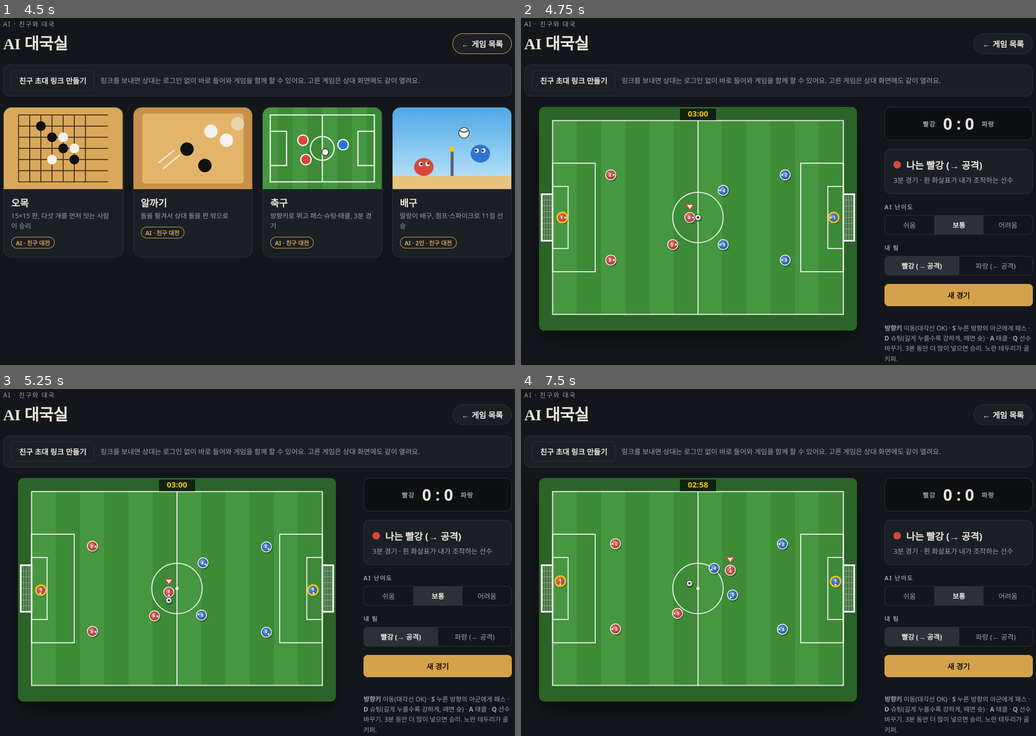
Above: before the commit, frames 1-4 (two rows, left to right).
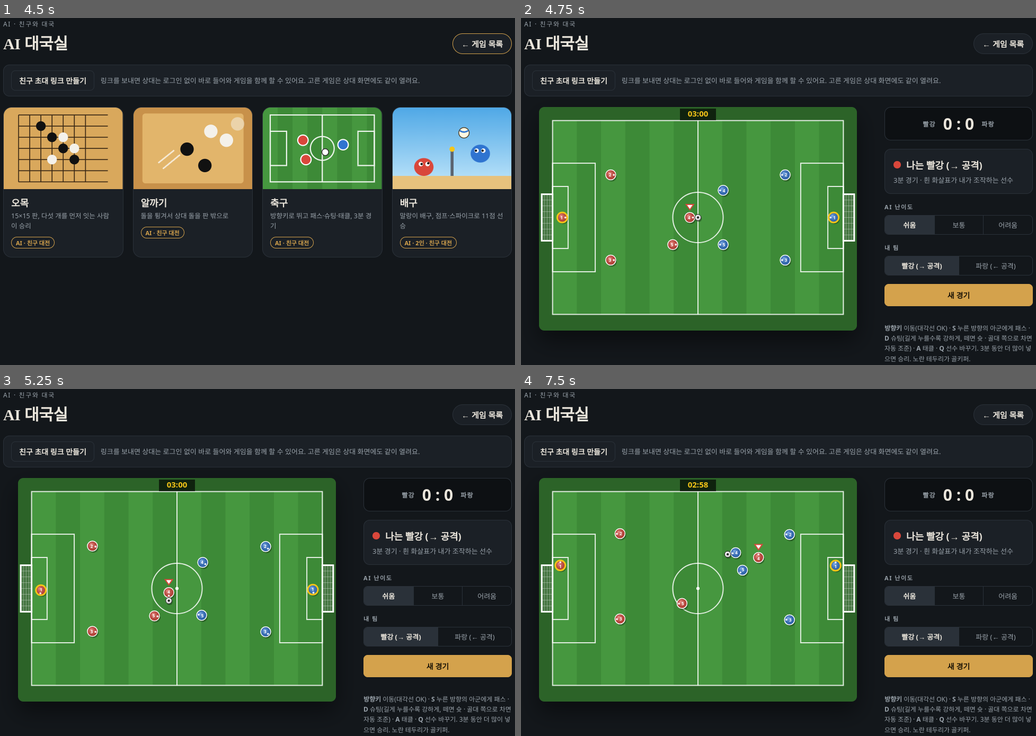
Above: after the commit, the same moments.

Repository: rlfjrl8518-sudo/ai-game-room
Game: browser game, page index.html
Same seed, same stepped clock (60 frames per second), same inputs: the game is played once before the commit and once after it.
Inputs (mouse positions are in pixels of both pictures, inside the frame that each line leads up to):
- Up to frame 1 (4.5 s): click (61, 149) at 0.27 s; hold Down 1.03-1.78 s; tap Space every 0.4 s from 1.1 to 4.3 s; click "← 게임 목록" at 1.17 s; tap Enter at 1.68, 3.85 s; hold Left 1.83-1.93 s; hold Up 1.98-2.48 s; hold Up 2.73-2.93 s; hold Up 2.98-3.08 s; hold Up 3.13-3.88 s; hold Up 3.93-4.27 s
- Up to frame 2 (4.75 s): click "축구 방향키로 뛰고 패스·슈팅·태클, 3분 경기 AI…" at 4.5 s; hold Down from 4.52 s (still down); tap Space at 4.7 s
- Up to frame 3 (5.25 s): keep holding Down; tap Space at 5.1 s
- Up to frame 4 (7.5 s): release Down at 5.27 s; hold Left 5.32-5.42 s; hold Right 5.47-6.22 s; tap Space every 0.4 s from 5.5 to 7.1 s; tap Enter at 6.02 s; hold Up 6.27-6.47 s; hold Right 6.52-7.27 s; hold Up from 7.32 s (still down)

Frame 1 is identical in both runs. In frame 2, 1.5% of the frame differs, in the area x 70-100%, y 56-100%; in frame 3, 1.6%; in frame 4, 2.8%, in the area x 6-100%, y 40-100%.

Commit message:
축구 쉽게: 기본 쉬움, 슛 자동 조준, 쉬움 AI 느리게·태클 적게·골키퍼 약하게, 내 선수 공 받기 반경 확대
Co-Authored-By: Claude Opus 5.5 <noreply@anthropic.com>

Diff:
--- a/index.html
+++ b/index.html
@@ -152,12 +152,12 @@
       <div class="score" id="sScore"></div>
       <div class="status" id="sStatus"><div class="who"></div><div class="sub"></div></div>
       <div class="group"><span class="label">AI 난이도</span>
-        <div class="seg" id="sLevel"><button data-v="0">쉬움</button><button data-v="1" aria-pressed="true">보통</button><button data-v="2">어려움</button></div></div>
+        <div class="seg" id="sLevel"><button data-v="0" aria-pressed="true">쉬움</button><button data-v="1">보통</button><button data-v="2">어려움</button></div></div>
       <div class="group"><span class="label">내 팀</span>
         <div class="seg" id="sSide"><button data-v="1" aria-pressed="true">빨강 (→ 공격)</button><button data-v="2">파랑 (← 공격)</button></div></div>
       <div class="row"><button class="btn primary" id="sNew">새 경기</button></div>
       <div class="tally" id="sTally"></div>
-      <div class="note"><b>방향키</b> 이동(대각선 OK) · <b>S</b> 누른 방향의 아군에게 패스 · <b>D</b> 슈팅(길게 누를수록 강하게, 떼면 슛) · <b>A</b> 태클 · <b>Q</b> 선수 바꾸기. 3분 동안 더 많이 넣으면 승리. 노란 테두리가 골키퍼.</div>
+      <div class="note"><b>방향키</b> 이동(대각선 OK) · <b>S</b> 누른 방향의 아군에게 패스 · <b>D</b> 슈팅(길게 누를수록 강하게, 떼면 슛 · 골대 쪽으로 차면 자동 조준) · <b>A</b> 태클 · <b>Q</b> 선수 바꾸기. 3분 동안 더 많이 넣으면 승리. 노란 테두리가 골키퍼.</div>
     </aside>
   </section>
 
@@ -721,7 +721,7 @@
   if(i === chaser){
     if(ownC && ownC!==c && !p.slide){
       const o = sp[b.own], dx = o.x-p.x, dy = o.y-p.y, d = hyp(dx, dy);
-      if(!sGrace && !p.tk && d < .075 && Math.random() < [.015, .03, .05][lvl]){ p.fx = dx/d; p.fy = dy/d; sTackle(p); p.tk = [150, 100, 70][lvl]; }
+      if(!sGrace && !p.tk && d < .075 && Math.random() < [.006, .025, .05][lvl]){ p.fx = dx/d; p.fy = dy/d; sTackle(p); p.tk = [240, 100, 70][lvl]; }
     }
     return [b.x + b.vx*8, b.y + b.vy*8];
   }
@@ -754,7 +754,12 @@
     if(sb.own === i){
       if(k.s && !pr.s){ il ? sPass(i, ix/il, iy/il) : sPass(i, p.fx, p.fy); continue; }
       if(k.d) p.chg = Math.min(CHARGE, p.chg + 1);
-      else if(pr.d && p.chg){ if(il){ p.fx = ix/il; p.fy = iy/il; } sShoot(i, p.chg/CHARGE); continue; }
+      else if(pr.d && p.chg){
+        if(il){ p.fx = ix/il; p.fy = iy/il; }
+        const gx = c===1 ? SW+.03 : -.03;
+        if(p.fx*sDir(c) > .2){ const ty = clamp(p.y + iy*.25, GY0+.04, GY1-.04), dx = gx-p.x, dy = ty-p.y, d = hyp(dx, dy); p.fx = dx/d; p.fy = dy/d; }
+        sShoot(i, p.chg/CHARGE); continue;
+      }
     } else p.chg = 0;
     if(k.a && !pr.a && sb.own !== i){ if(il){ p.fx = ix/il; p.fy = iy/il; } sTackle(p); }
   }
@@ -768,11 +773,11 @@
     else {
       const k = inp[p.c], me = k && i === sCtl[p.c];
       let wx, wy, spd, acc;
-      if(me){ wx = k.x || 0; wy = k.y || 0; spd = PSP; acc = .55; }
+      if(me){ wx = k.x || 0; wy = k.y || 0; spd = PSP*1.08; acc = .55; }
       else {
         const [tx, ty] = sAiTarget(i, chaser[p.c]); wx = tx-p.x; wy = ty-p.y;
         if(hyp(wx, wy) < .012) wx = wy = 0;
-        spd = PSP*(k ? .92 : [.72, .86, .97][lvl]); acc = .3;
+        spd = PSP*(k ? .92 : [.6, .82, .97][lvl]); acc = .3;
       }
       const l = hyp(wx, wy);
       if(l){ wx /= l; wy /= l; p.fx = wx; p.fy = wy; }
@@ -814,10 +819,11 @@
   // 줍기: 느린 공은 잡고, 빠른 공은 몸에 맞고 튕김 (골키퍼는 확률로 잡음)
   if(sb.own < 0){
     let best = -1, bd = RP+RB+.005;
-    sp.forEach((p, i) => { if(p.cool || p.stun || p.slide) return; const d = hyp(sb.x-p.x, sb.y-p.y); if(d < bd){ bd = d; best = i; } });
+    sp.forEach((p, i) => { if(p.cool || p.stun || p.slide) return; const d = hyp(sb.x-p.x, sb.y-p.y) - (sHumanTeam[p.c] && i===sCtl[p.c] ? .015 : 0); if(d < bd){ bd = d; best = i; } });
+    if(best >= 0) bd = hyp(sb.x-sp[best].x, sb.y-sp[best].y);
     if(best >= 0){
       const p = sp[best], v = hyp(sb.vx, sb.vy);
-      if(v < .02 || (p.n===0 && Math.random() < [.55, .75, .88][lvl])){ sb.own = best; p.hold = 0; p.chg = 0; if(sHumanTeam[p.c]) sCtl[p.c] = best; }
+      if(v < .02 || (p.n===0 && Math.random() < [.3, .7, .88][lvl])){ sb.own = best; p.hold = 0; p.chg = 0; if(sHumanTeam[p.c]) sCtl[p.c] = best; }
       else {
         const nx = (sb.x-p.x)/(bd||1), ny = (sb.y-p.y)/(bd||1), vn = sb.vx*nx + sb.vy*ny;
         if(vn < 0){ sb.vx -= 1.6*vn*nx; sb.vy -= 1.6*vn*ny; }
